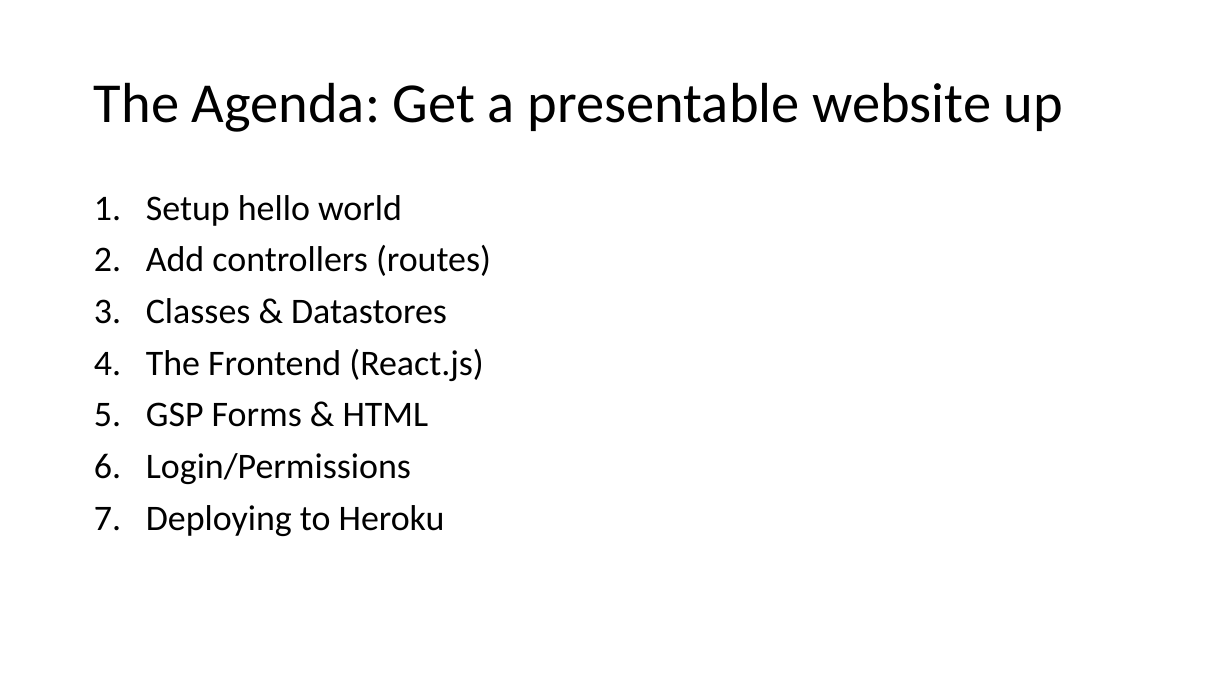
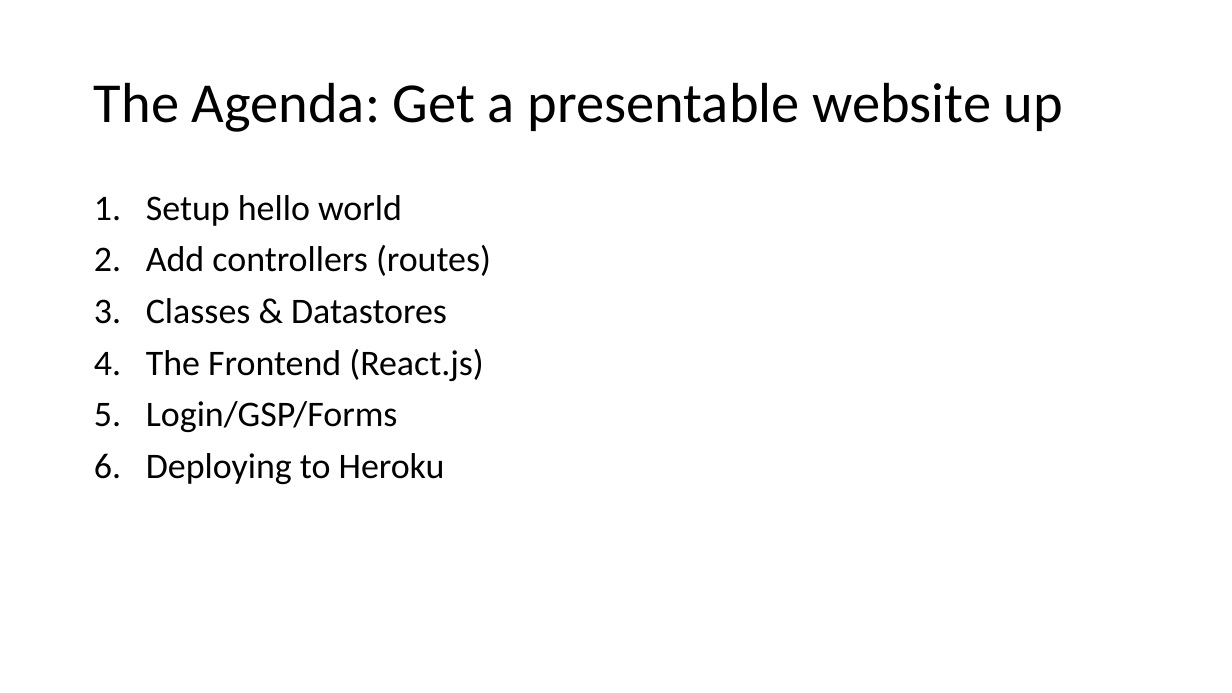
Before and after one commit to aibolit/SixOneFourEight, a slide deck: slide 6 of Presentation.pptx. Drawn at 1232x693 pixels with LibreOffice and Linux fonts; fonts in the diff are those of the drawing. Boxes give left, top, right and bottom in pixels: in the first picture for what was removed or moved away, otherwise in the second. Text is boxed around its words. In the diff, an @@ line names an element or a change of style, - is before the commit and + after.

```diff
--- a/Presentation.pptx
+++ b/Presentation.pptx
@@ text at box(146, 401, 398, 432): text changed @@
-5. GSP Forms & HTML
-6. Login/Permissions
+5. Login/GSP/Forms
```
Also in this commit, not shown: 8 other slides changed, 1 slide added, 3 slides removed, 2 other files.
